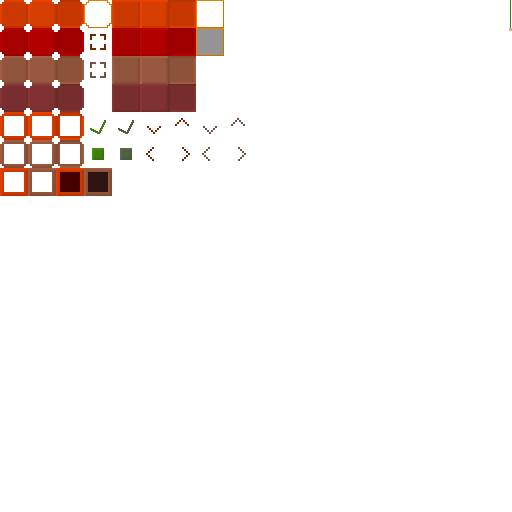
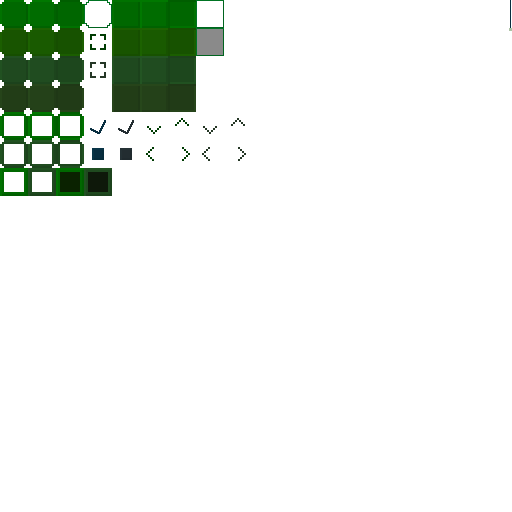
Comparing the layer stacks of the two 512×512 images. Changes:
painted on "Background" over [left=0, top=0, right=512, bottom=196]
